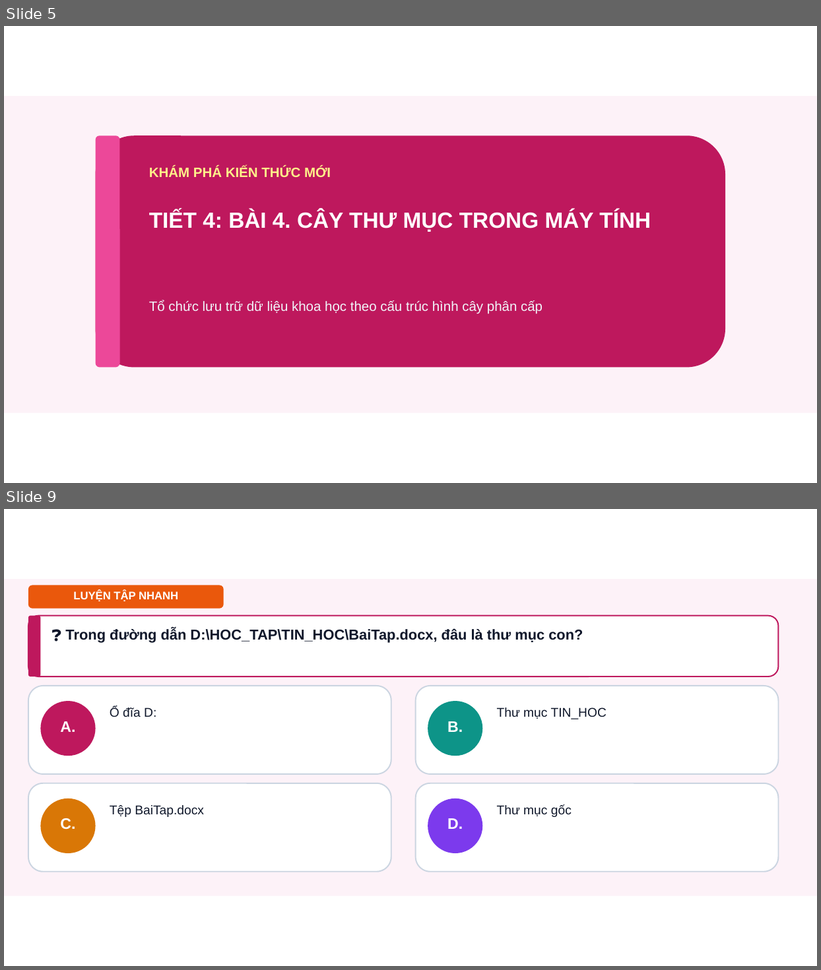
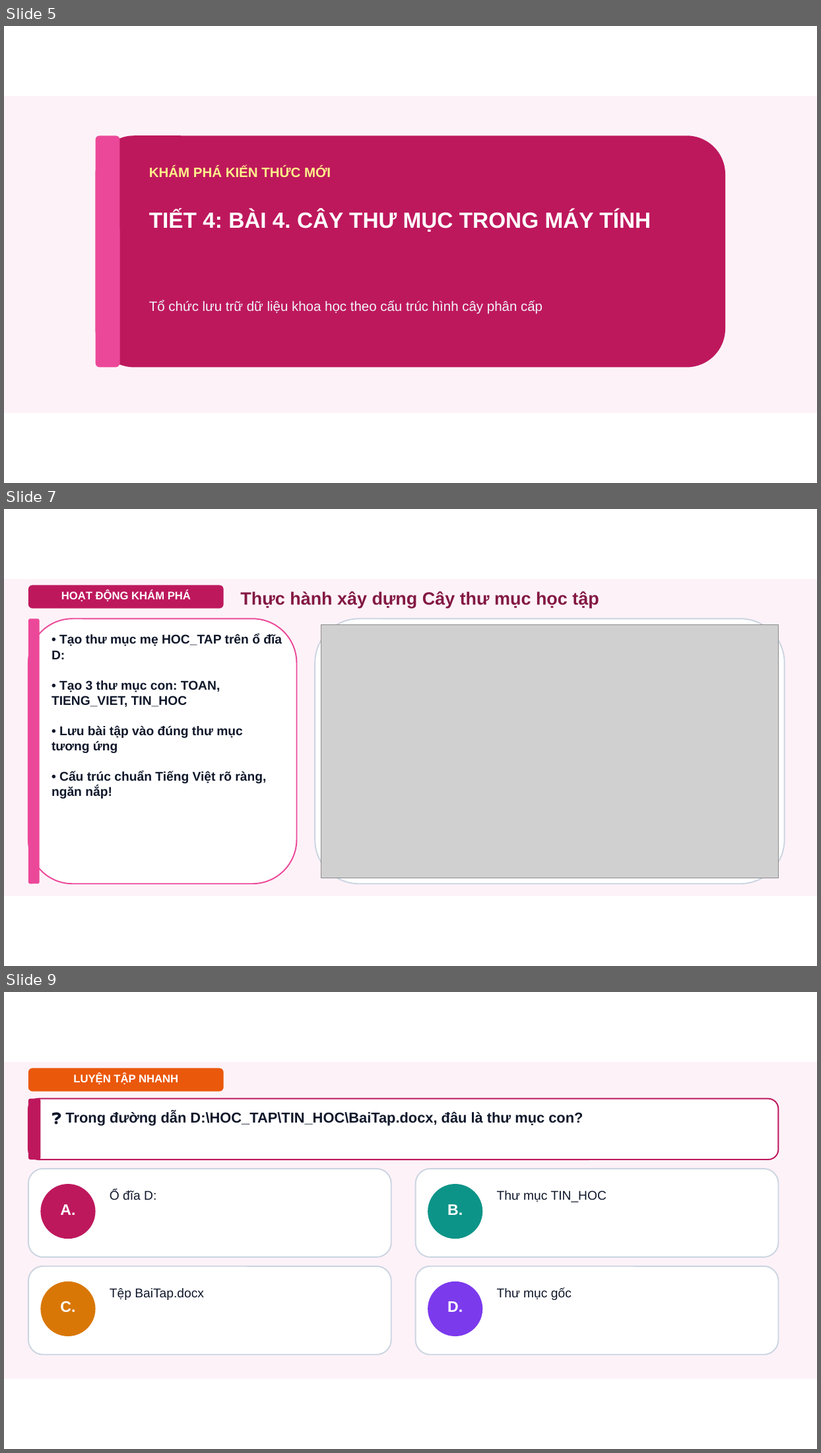
Before and after one commit to dinhnguyenhnue/UNIGO, a slide deck: KHBD_Tin_học/Lớp_5/Tuần_04/Slide_Tin_hoc_Lop_5_Bai03_04.pptx. Shown one above the other, each under a label of ours: slides 5 and 9 before the commit, slides 5, 7 and 9 after it; the slides between them are not shown. The pictures are 821x970 and 821x1453 pixels, drawn with LibreOffice and Linux fonts; fonts in the diff are those of the drawing; grey boxes stand for pictures; background and template pictures are left out. Boxes give left, top, right and bottom in pixels: in the first picture for what was removed or moved away, otherwise in the second. Text is boxed around its words. In the diff, an @@ line names an element or a change of style, - is before the commit and + after.

Commit message:
feat(slides): Chuan hoa 100% Khop noi Ngu nghia Hinh anh va Chu viet Tieng Viet trong Slide Tin hoc Lop 5 & 7

```diff
--- a/KHBD_Tin_học/Lớp_5/Tuần_04/Slide_Tin_hoc_Lop_5_Bai03_04.pptx
+++ b/KHBD_Tin_học/Lớp_5/Tuần_04/Slide_Tin_hoc_Lop_5_Bai03_04.pptx
@@ slide 7 added at <box>4,509,817,966</box>, background #FFFFFF @@
@@ rectangle added at <box>4,579,817,896</box>, fill #FDF2F8 @@
@@ rounded rectangle added at <box>28,586,224,609</box>, fill #BE185D @@
@@ text added at <box>61,591,191,601</box>, 13 pt, text #FFFFFF, bold @@
+HOẠT ĐỘNG KHÁM PHÁ
@@ text added at <box>240,591,599,608</box>, 21 pt, text #831843, bold @@
+Thực hành xây dựng Cây thư mục học tập
@@ rounded rectangle added at <box>28,619,297,884</box>, fill #FFFFFF, outline #EC4899 1.5 pt @@
@@ rounded rectangle added at <box>28,619,40,884</box>, fill #EC4899 @@
@@ rounded rectangle added at <box>315,619,785,884</box>, fill #FFFFFF, outline #CBD5E1 1.5 pt @@
@@ picture added at <box>321,625,779,878</box> @@
@@ text added at <box>52,634,282,659</box>, 15 pt, text #0F172A, bold @@
+• Tạo thư mục mẹ HOC_TAP trên ổ đĩa D:
@@ text added at <box>52,681,220,707</box>, 15 pt, text #0F172A, bold @@
+• Tạo 3 thư mục con: TOAN, TIENG_VIET, TIN_HOC
@@ text added at <box>52,725,243,753</box>, 15 pt, text #0F172A, bold @@
+• Lưu bài tập vào đúng thư mục tương ứng
@@ text added at <box>52,771,266,799</box>, 15 pt, text #0F172A, bold @@
+• Cấu trúc chuẩn Tiếng Việt rõ ràng, ngăn nắp!
```
Also in this commit, not shown: 2 other slides added, 3 slides removed, 14 other files.
